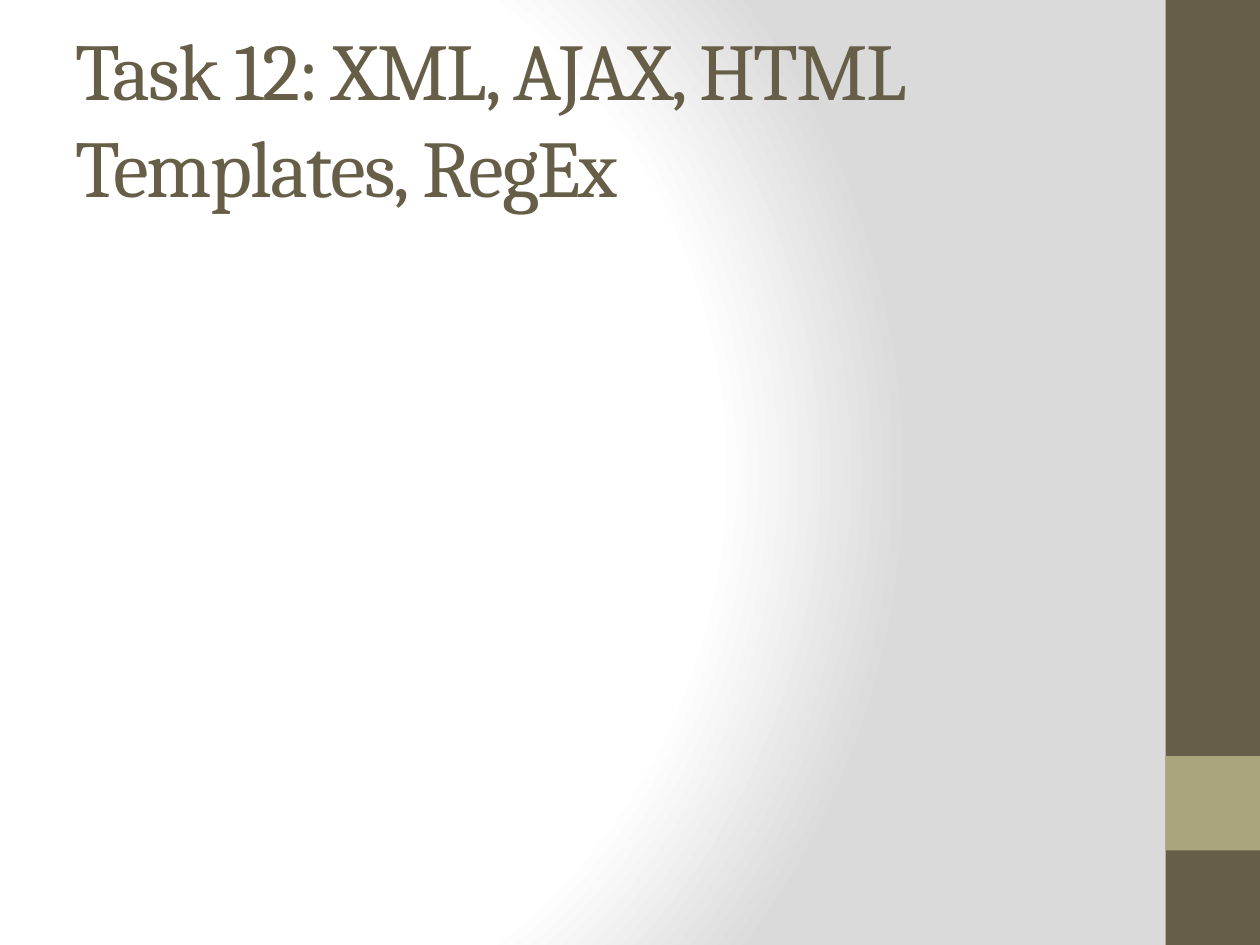
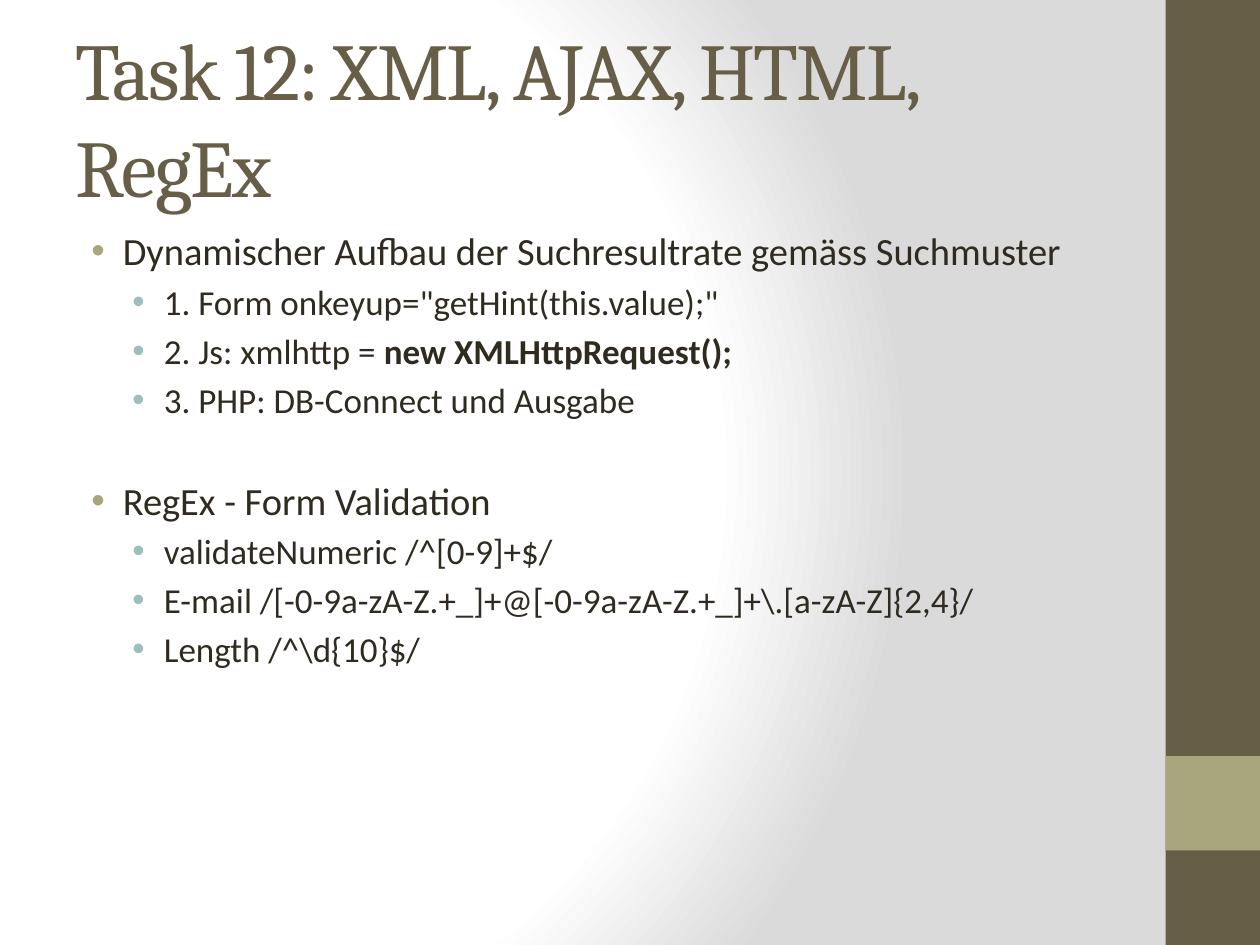
Before and after one commit to kochm8/ch.bfh.bti7054.w2014.p.beerwebshop, a slide deck: slide 14 of doc/Präsentation.pptx (slide 15 before the commit). Drawn at 1260x945 pixels with LibreOffice and Linux fonts; fonts in the diff are those of the drawing. Boxes give left, top, right and bottom in pixels: in the first picture for what was removed or moved away, otherwise in the second. Text is boxed around its words. In the diff, an @@ line names an element or a change of style, - is before the commit and + after.

```diff
--- a/doc/Präsentation.pptx
+++ b/doc/Präsentation.pptx
@@ title at (76, 44, 921, 215): text changed @@
-Task 12: XML, AJAX, HTML Templates, RegEx
+Task 12: XML, AJAX, HTML, RegEx
@@ text added at (123, 238, 1061, 668), 20 pt, text #2F2B20 @@
+• Dynamischer Aufbau der Suchresultrate gemäss Suchmuster
+  • 1. Form onkeyup="getHint(this.value);"
+  • 2. Js: xmlhttp = new XMLHttpRequest();
+  • 3. PHP: DB-Connect und Ausgabe
+• RegEx - Form Validation
+  • validateNumeric /^[0-9]+$/
+  • E-mail /[-0-9a-zA-Z.+_]+@[-0-9a-zA-Z.+_]+\.[a-zA-Z]{2,4}/
+  • Length /^\d{10}$/
```
Also in this commit, not shown: 8 other slides changed, 1 slide removed, 9 other files.
